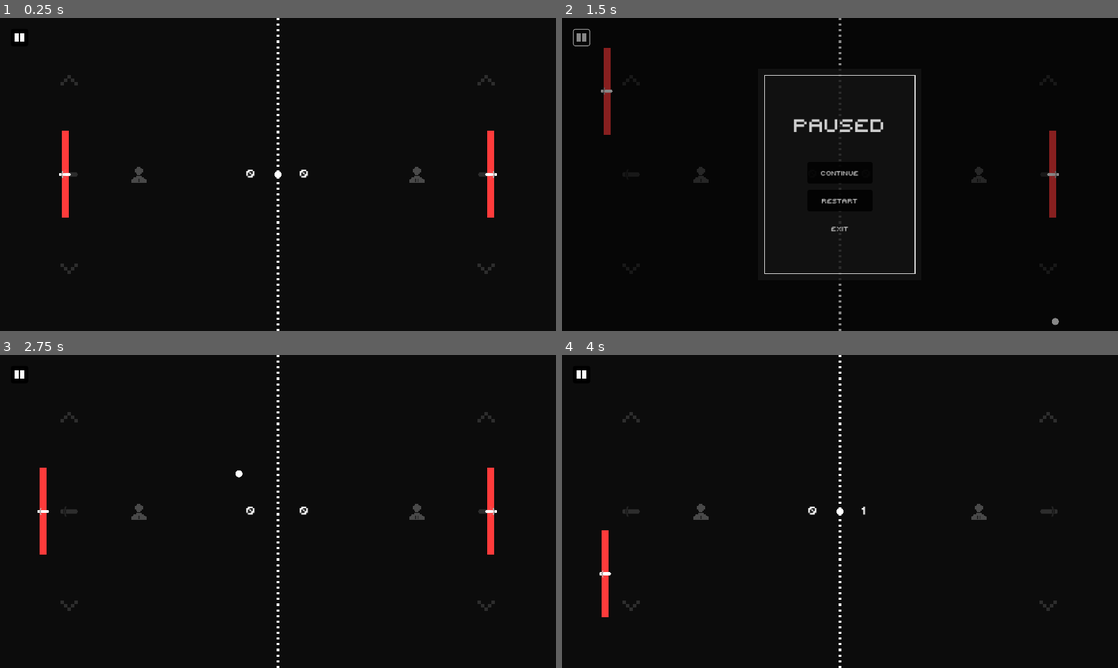
Above: before the commit, frames 1-4 (two rows, left to right).
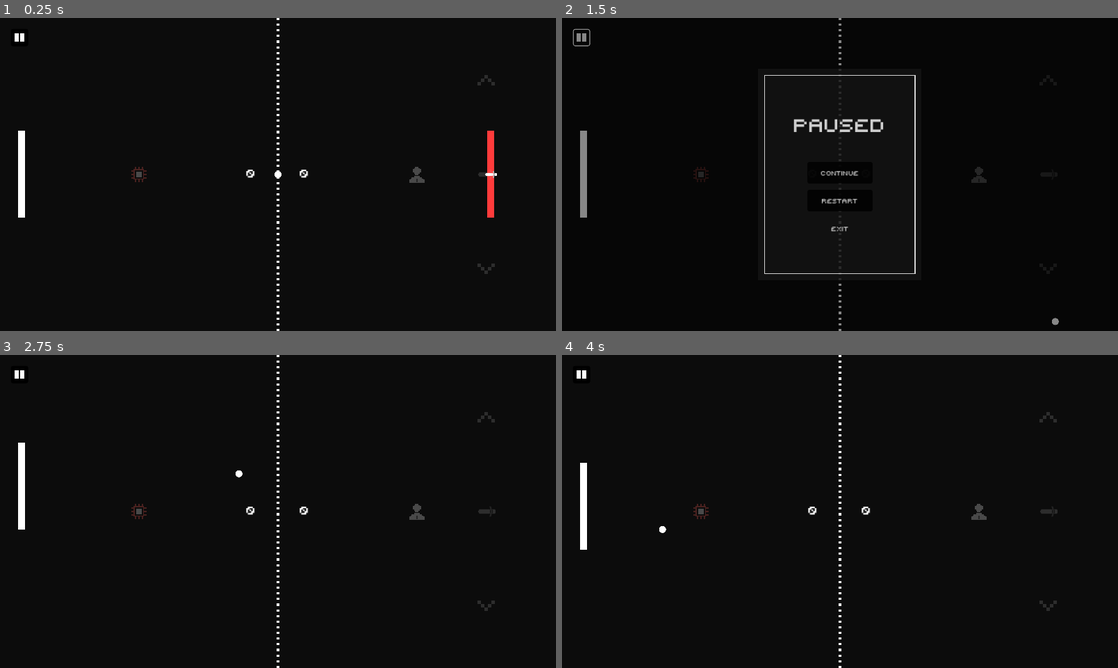
Above: after the commit, the same moments.

Repository: IamFastre/super-pong
Game: Godot game, scene res://scenes/levels/super_game.tscn
Two runs of this game, one before a commit and one after it. Both use one fixed random seed, a clock stepped at 60 frames per second and the inputs below. This scene is started directly instead of the project's main scene.
Inputs (mouse positions are in pixels of both pictures, inside the frame that each line leads up to):
- Up to frame 1 (0.25 s): no input
- Up to frame 2 (1.5 s): tap Enter at 0.5 s; hold W (p1_up) 0.53-1.25 s; hold Space (p1_ability) 0.53-1.25 s; click (584, 36) at 1.25 s
- Up to frame 3 (2.75 s): click "Restart" at 2 s
- Up to frame 4 (4 s): hold S (p1_down) 2.78-3.53 s; tap Shift (p1_sprint) at 2.85 s; hold W (p1_up) from 3.53 s (still down); hold Ctrl (p2_ability) from 3.53 s (still down)

The runs differ from the first frame. In frame 1, 0.9% of the frame differs, in the area x 3-76%, y 18-82%; in frame 2, 1.1%; in frame 3, 1.3%, in the area x 3-90%, y 18-82%; in frame 4, 1.0%.

Commit message:
overlay gets icons in a better way now; paddles hold onto them

Diff:
--- a/scenes/levels/super_game.tscn
+++ b/scenes/levels/super_game.tscn
@@ -3,8 +3,8 @@
 [ext_resource type="FontFile" uid="uid://b5sue0dl0b1fx" path="res://assets/fonts/PIXY.ttf" id="1_l7dku"]
 [ext_resource type="Script" path="res://scenes/levels/scripts/super_game.gd" id="1_s71rq"]
 [ext_resource type="Texture2D" uid="uid://myh5fbkadyuv" path="res://assets/icons/human.png" id="2_287pu"]
+[ext_resource type="Resource" uid="uid://bh6pjt4b1kjr2" path="res://resources/player_info/cpu_hard.tres" id="2_fc74v"]
 [ext_resource type="Resource" uid="uid://dqeana3x1moju" path="res://resources/player_info/human_p1.tres" id="2_wa8xp"]
-[ext_resource type="Resource" uid="uid://dco0lfefh4by6" path="res://resources/player_info/human_p2.tres" id="3_5mb83"]
 [ext_resource type="Texture2D" uid="uid://c4ttu450ldlbl" path="res://assets/icons/cpu.png" id="3_yupyo"]
 [ext_resource type="PackedScene" uid="uid://lpkcoh61r2ge" path="res://scenes/goal.tscn" id="4_a45hc"]
 [ext_resource type="PackedScene" uid="uid://dvb1h8bxlrwhn" path="res://scenes/wall.tscn" id="5_lcdnq"]
@@ -14,15 +14,14 @@
 
 [node name="SuperGame" type="Node" node_paths=PackedStringArray("left_goal", "left_label", "left_icon", "right_goal", "right_label", "right_icon")]
 script = ExtResource("1_s71rq")
-left_info = ExtResource("2_wa8xp")
+left_info = ExtResource("2_fc74v")
 left_goal = NodePath("GoalLeft")
 left_label = NodePath("Background/ScoreLeft")
 left_icon = NodePath("Background/IconLeft")
-right_info = ExtResource("3_5mb83")
+right_info = ExtResource("2_wa8xp")
 right_goal = NodePath("GoalRight")
 right_label = NodePath("Background/ScoreRight")
 right_icon = NodePath("Background/IconRight")
-paddle_left_scene = ExtResource("5_revpd")
 paddle_right_scene = ExtResource("5_revpd")
 
 [node name="Background" type="Control" parent="."]
--- a/scenes/paddles/castle_paddle.tscn
+++ b/scenes/paddles/castle_paddle.tscn
@@ -9,8 +9,9 @@
 [sub_resource type="RectangleShape2D" id="RectangleShape2D_vn8v2"]
 size = Vector2(16, 320)
 
-[node name="CastlePaddle" type="StaticBody2D" node_paths=PackedStringArray("movement", "ability")]
+[node name="CastlePaddle" type="StaticBody2D" node_paths=PackedStringArray("icon", "movement", "ability")]
 script = ExtResource("1_m5d3l")
+icon = NodePath("Icon")
 movement = NodePath("PaddleMovement")
 ability = NodePath("ExtendAbility")
 
--- a/scenes/paddles/classic_paddle.tscn
+++ b/scenes/paddles/classic_paddle.tscn
@@ -8,8 +8,9 @@
 [sub_resource type="RectangleShape2D" id="RectangleShape2D_vn8v2"]
 size = Vector2(16, 200)
 
-[node name="ClassicPaddle" type="StaticBody2D" node_paths=PackedStringArray("movement", "ability")]
+[node name="ClassicPaddle" type="StaticBody2D" node_paths=PackedStringArray("icon", "movement", "ability")]
 script = ExtResource("1_n4bcr")
+icon = NodePath("Icon")
 movement = NodePath("PaddleMovement")
 ability = NodePath("PaddleAbility")
 
@@ -18,6 +19,17 @@
 offset_top = -100.0
 offset_right = 8.0
 offset_bottom = 100.0
+
+[node name="Icon" type="TextureRect" parent="."]
+modulate = Color(0.909804, 0.333333, 0.113725, 1)
+offset_left = -20.0
+offset_top = -20.0
+offset_right = 20.0
+offset_bottom = 20.0
+rotation = 1.5708
+pivot_offset = Vector2(20, 20)
+expand_mode = 1
+stretch_mode = 5
 
 [node name="CollisionShape2D" type="CollisionShape2D" parent="."]
 shape = SubResource("RectangleShape2D_vn8v2")
--- a/scenes/paddles/speedy_paddle.tscn
+++ b/scenes/paddles/speedy_paddle.tscn
@@ -9,8 +9,9 @@
 [sub_resource type="RectangleShape2D" id="RectangleShape2D_vn8v2"]
 size = Vector2(16, 140)
 
-[node name="SpeedyPaddle" type="StaticBody2D" node_paths=PackedStringArray("movement", "ability")]
+[node name="SpeedyPaddle" type="StaticBody2D" node_paths=PackedStringArray("icon", "movement", "ability")]
 script = ExtResource("1_wxkbx")
+icon = NodePath("Icon")
 movement = NodePath("PaddleMovement")
 ability = NodePath("ZoomAbility")
 
--- a/scenes/paddles/strike_paddle.tscn
+++ b/scenes/paddles/strike_paddle.tscn
@@ -9,8 +9,9 @@
 [sub_resource type="RectangleShape2D" id="RectangleShape2D_vn8v2"]
 size = Vector2(16, 200)
 
-[node name="StrikePaddle" type="StaticBody2D" node_paths=PackedStringArray("movement", "ability")]
+[node name="StrikePaddle" type="StaticBody2D" node_paths=PackedStringArray("icon", "movement", "ability")]
 script = ExtResource("1_25vpp")
+icon = NodePath("Icon")
 movement = NodePath("PaddleMovement")
 ability = NodePath("RetreatAbility")
 
--- a/scenes/scripts/paddle.gd
+++ b/scenes/scripts/paddle.gd
@@ -1,6 +1,7 @@
 class_name PaddleNode extends StaticBody2D
 
 @export_group("Components")
+@export var icon:TextureRect
 @export var controller:PaddleController
 @export var movement:PaddleMovement
 @export var ability:PaddleAbility
--- a/scenes/scripts/touch_overlay.gd
+++ b/scenes/scripts/touch_overlay.gd
@@ -27,8 +27,7 @@
 		left_up.action      = "p%s_up" % game.left_info.mode
 		left_ability.action = "p%s_ability" % game.left_info.mode
 		left_down.action    = "p%s_down" % game.left_info.mode
-		var icon := game.left_paddle.get_node("Icon") as TextureRect
-		if icon: left_ability_icon.texture = icon.texture
+		left_ability_icon.texture = game.left_paddle.icon.texture
 
 	else:
 		left_parent.visible = false
@@ -37,7 +36,6 @@
 		right_up.action      = "p%s_up" % game.right_info.mode
 		right_ability.action = "p%s_ability" % game.right_info.mode
 		right_down.action    = "p%s_down" % game.right_info.mode
-		var icon := game.right_paddle.get_node("Icon") as TextureRect
-		if icon: right_ability_icon.texture = icon.texture
+		right_ability_icon.texture = game.right_paddle.icon.texture
 	else:
 		right_parent.visible = false
